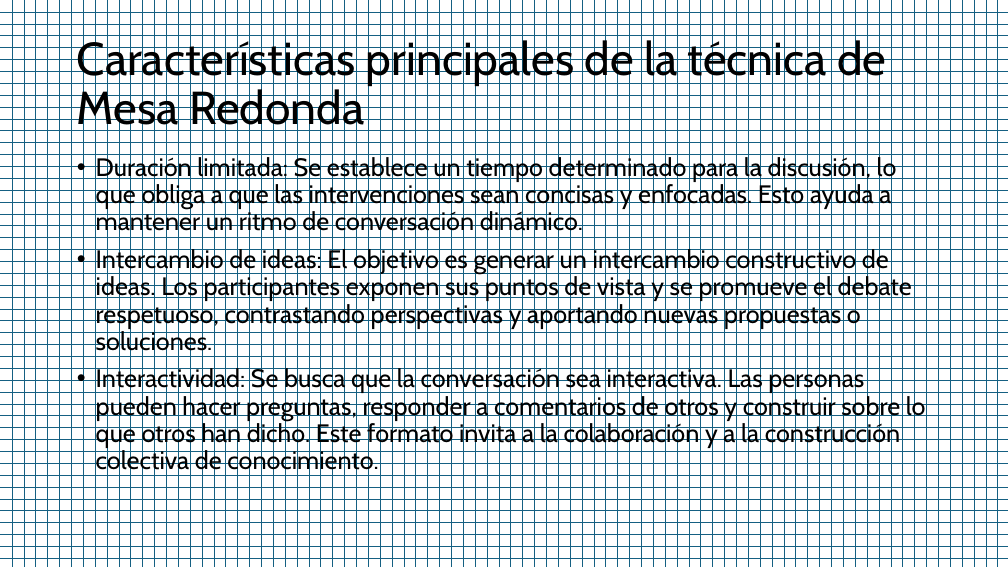
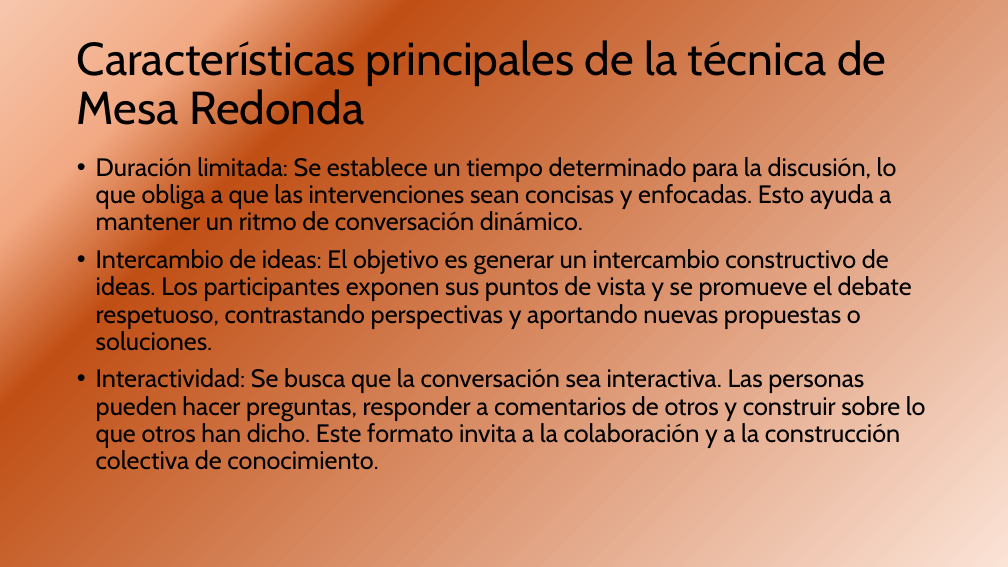
Before and after one commit to Clashroyalo5/clashroyalo5.github.io, a slide deck: slide 4 of colegio/lengua/tecnicas-grupales-expo/Técnicas Grupales.pptx. Drawn at 1008x567 pixels with LibreOffice and Linux fonts; fonts in the diff are those of the drawing. Boxes give left, top, right and bottom in pixels: in the first picture for what was removed or moved away, otherwise in the second. Text is boxed around its words. In the diff, an @@ line names an element or a change of style, - is before the commit and + after.

```diff
--- a/colegio/lengua/tecnicas-grupales-expo/Técnicas Grupales.pptx
+++ b/colegio/lengua/tecnicas-grupales-expo/Técnicas Grupales.pptx
@@ background pattern #156082 on #FFFFFF to gradient #FBE3D6 to #C04F15 to #F2AA84 to #F6C6AD @@
```
Also in this commit, not shown: 5 other slides changed, 1 slide removed.
